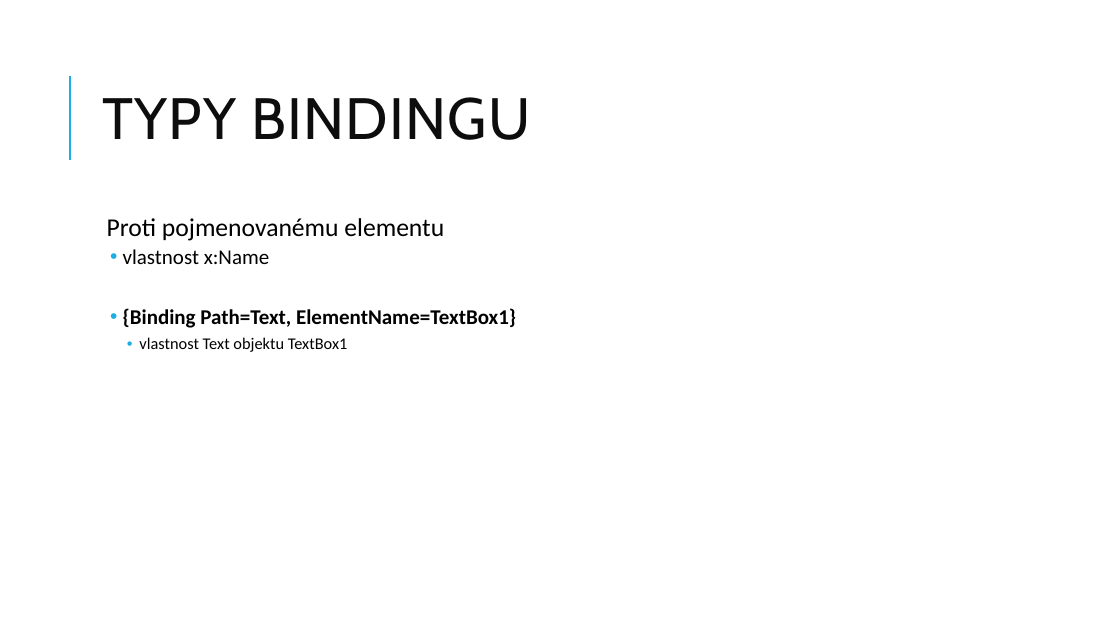
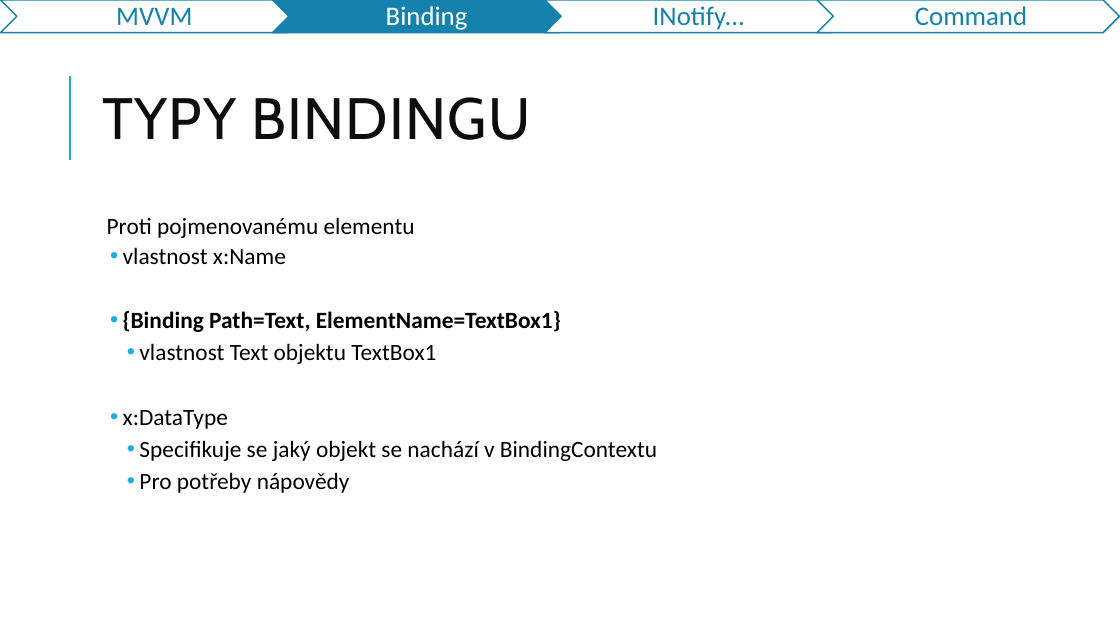
Before and after one commit to jasho/pv239-maui, a slide deck: slide 8 of 03_MVVM/PV239-Xamarin-03_MVVM.pptx (slide 7 before the commit). Drawn at 1120x630 pixels with LibreOffice and Linux fonts; fonts in the diff are those of the drawing. Boxes give left, top, right and bottom in pixels: in the first picture for what was removed or moved away, otherwise in the second. Text is boxed around its words. In the diff, an @@ line names an element or a change of style, - is before the commit and + after.

```diff
--- a/03_MVVM/PV239-Xamarin-03_MVVM.pptx
+++ b/03_MVVM/PV239-Xamarin-03_MVVM.pptx
@@ group added at (x1=1, y1=0, x2=1120, y2=33): 4 chevrons, 4 texts @@
+MVVM
+Binding
+INotify...
+Command
@@ text at (x1=107, y1=217, x2=561, y2=364): size 22 to 20 pt in "Proti pojmenovanému elementu"; size 18 to 20 pt in "vlastnost x:Name", "{Binding Path=Text, ElementName=TextBox1}"; size 14 to 20 pt in "vlastnost Text objektu TextBox1" @@
@@ text at (x1=123, y1=410, x2=657, y2=493): paragraphs added @@
+  • x:DataType
+    • Specifikuje se jaký objekt se nachází v BindingContextu
+    • Pro potřeby nápovědy
```
Also in this commit, not shown: 11 other slides changed, 8 slides added, 2 slides removed, 1 other file.
